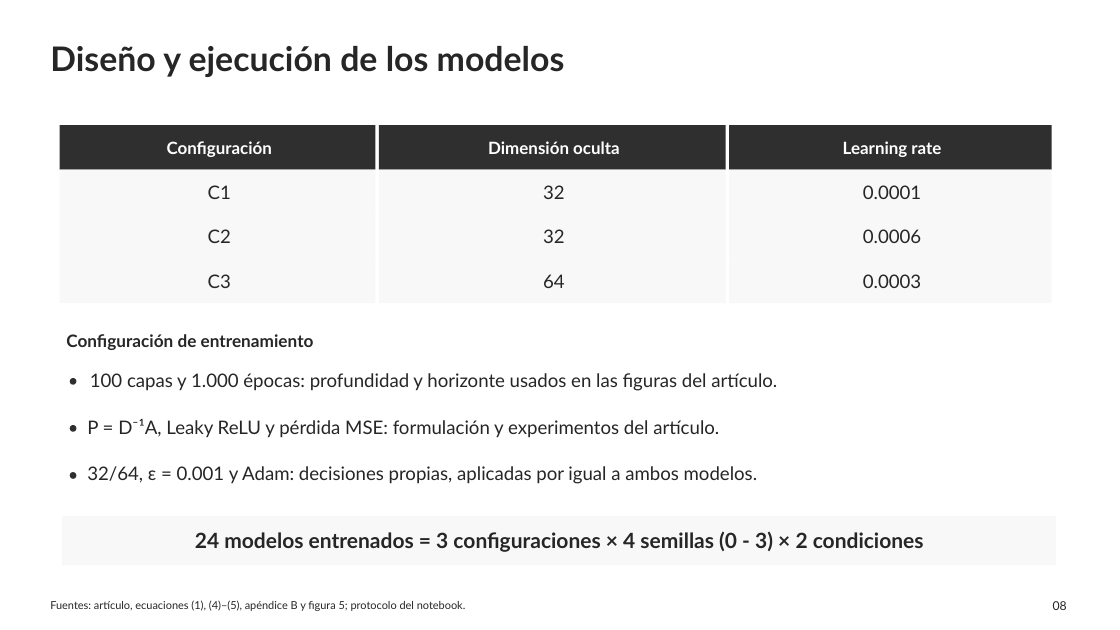
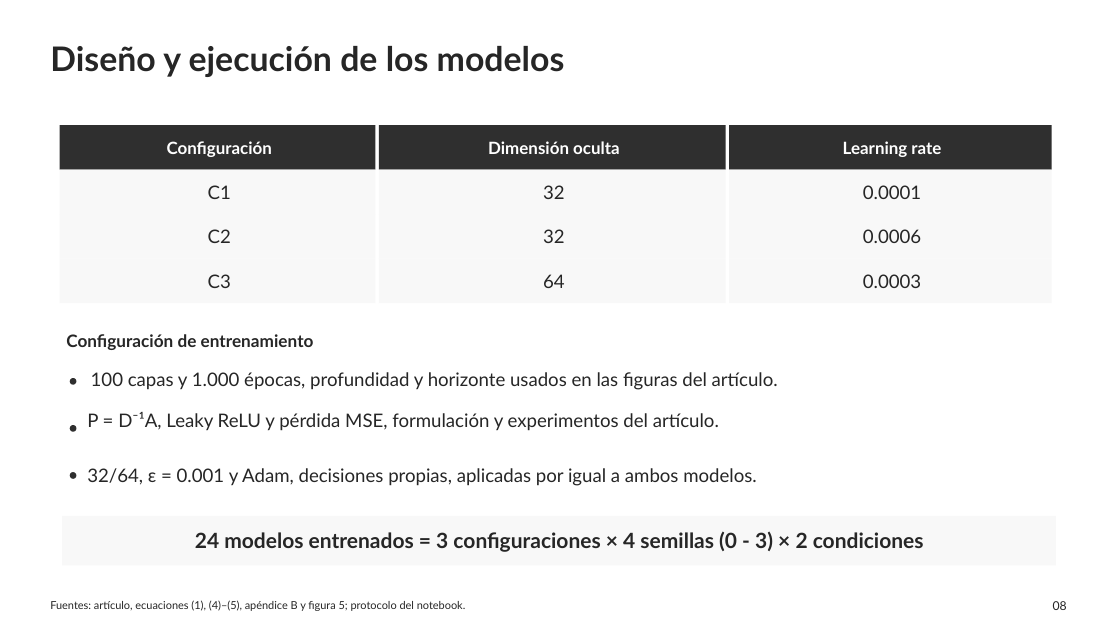
Before and after one commit to WeimarArenas/Proyecto-Grafos, a slide deck: slide 8 of Presentacion_Backward_Oversmoothing.pptx. Drawn at 1120x630 pixels with LibreOffice and Linux fonts; fonts in the diff are those of the drawing. Boxes give left, top, right and bottom in pixels: in the first picture for what was removed or moved away, otherwise in the second. Text is boxed around its words. In the diff, an @@ line names an element or a change of style, - is before the commit and + after.

```diff
--- a/Presentacion_Backward_Oversmoothing.pptx
+++ b/Presentacion_Backward_Oversmoothing.pptx
@@ text at [91, 372, 778, 390]: text changed @@
-100 capas y 1.000 épocas: profundidad y horizonte usados en las figuras del artículo.
+100 capas y 1.000 épocas, profundidad y horizonte usados en las figuras del artículo.
@@ text at [87, 412, 719, 431]: text changed @@
-P = D⁻¹A, Leaky ReLU y pérdida MSE: formulación y experimentos del artículo.
+P = D⁻¹A, Leaky ReLU y pérdida MSE, formulación y experimentos del artículo.
@@ text at [87, 468, 756, 486]: text changed @@
-32/64, ε = 0.001 y Adam: decisiones propias, aplicadas por igual a ambos modelos.
+32/64, ε = 0.001 y Adam, decisiones propias, aplicadas por igual a ambos modelos.
```
Also in this commit, not shown: 6 other slides changed.
